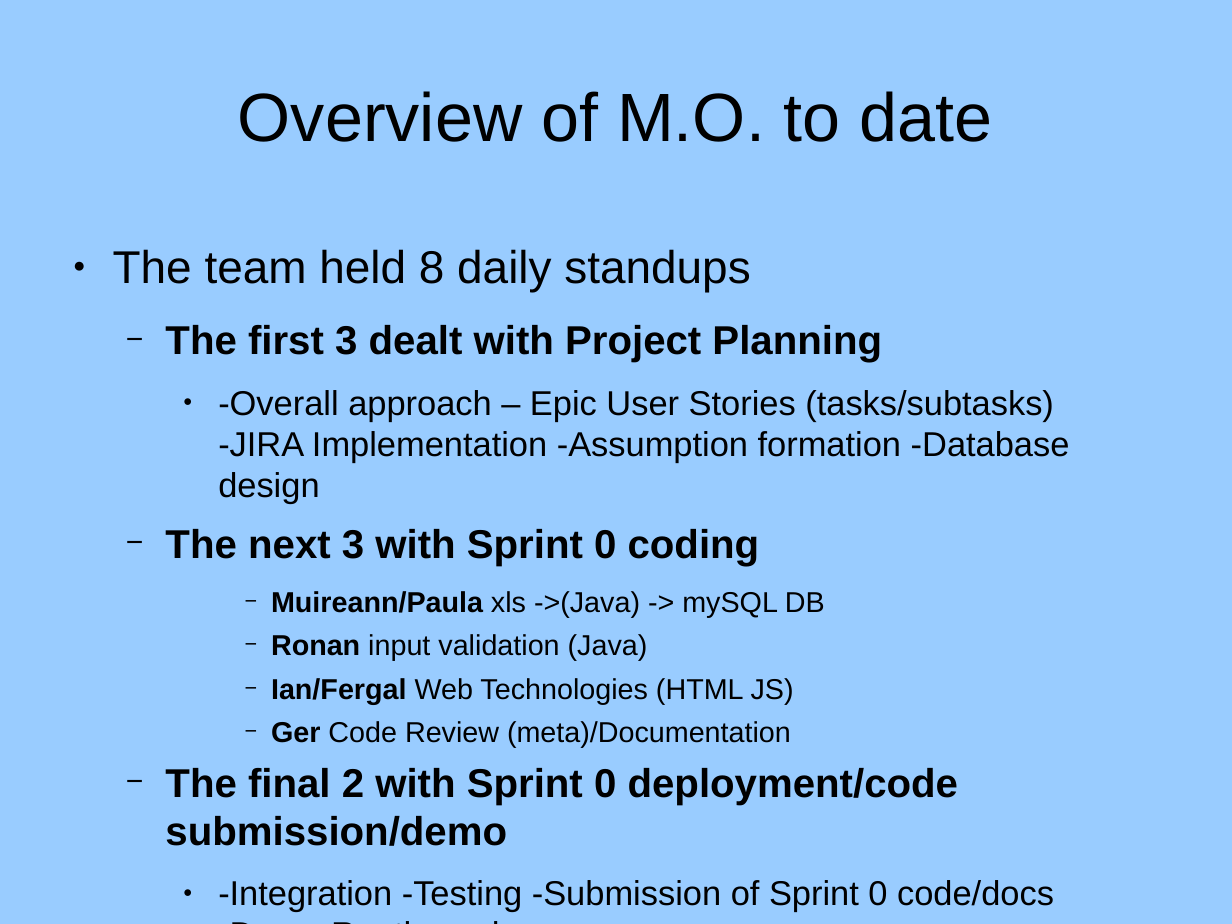
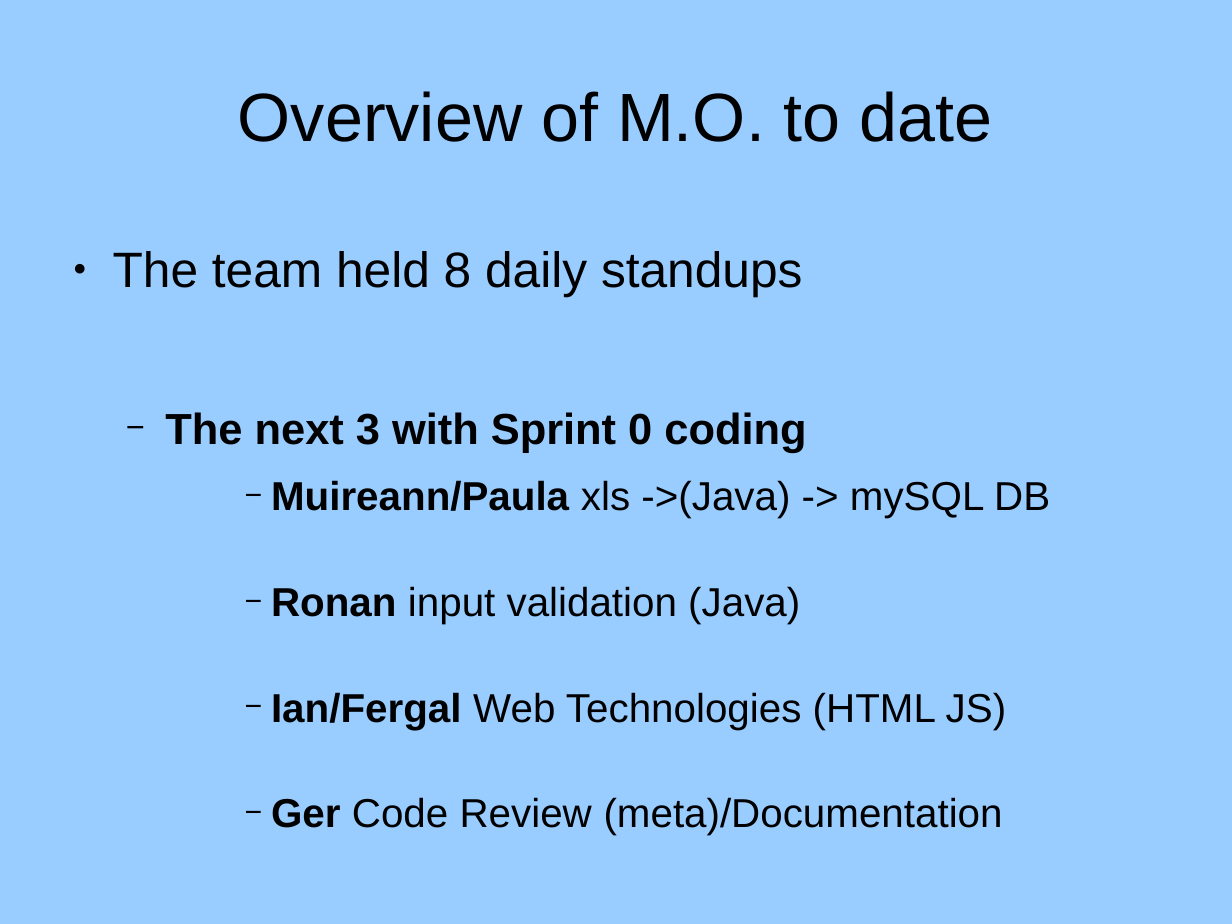
Before and after one commit to rednanor/GroupProject, a slide deck: slide 3 of Documentation/Group5presentation.odp (slide 2 before the commit). Drawn at 1232x924 pixels with LibreOffice and Linux fonts; fonts in the diff are those of the drawing; background and template pictures are left out. Boxes give left, top, right and bottom in pixels: in the first picture for what was removed or moved away, otherwise in the second. Text is boxed around its words. In the diff, an @@ line names an element or a change of style, - is before the commit and + after.

```diff
--- a/Documentation/Group5presentation.odp
+++ b/Documentation/Group5presentation.odp
@@ text "The team held 8 daily ..." at <box>113,251,1050,835</box>: size 29.6 to 32 pt in "The team held 8 daily standups"; size 25.9 to 28 pt in "The next 3 with Sprint 0 coding"; size 18.5 to 26 pt in "Muireann/Paula xls ->(Java) -> mySQL DB", "Ronan input validation (Java)", "Ian/Fergal Web Technologies (HTML JS)", "Ger Code Review (meta)/Documentation" @@
@@ text at <box>165,325,1070,504</box>: paragraphs removed @@
-  − The first 3 dealt with Project Planning
-    ● -Overall approach – Epic User Stories (tasks/subtasks)
-      -JIRA Implementation -Assumption formation -Database design
@@ text at <box>165,768,1054,911</box>: paragraphs removed @@
-  − The final 2 with Sprint 0 deployment/code submission/demo
-    ● -Integration -Testing -Submission of Sprint 0 code/docs
-      -Demo Runthrough
```
Also in this commit, not shown: 2 other slides changed, 4 slides added, 1 other file.
